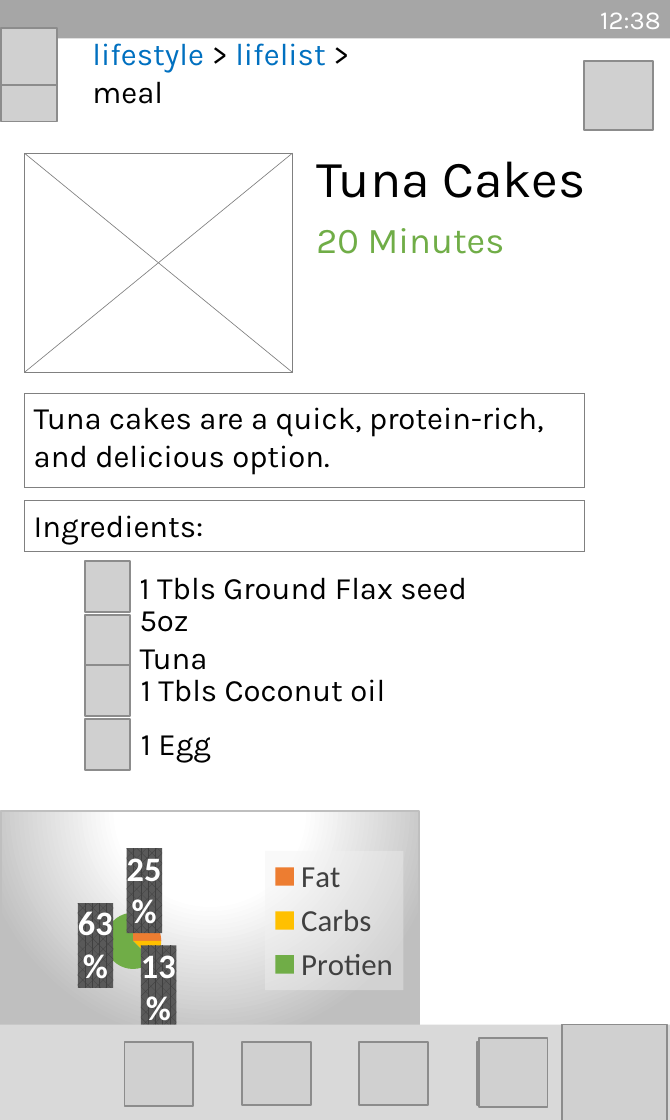
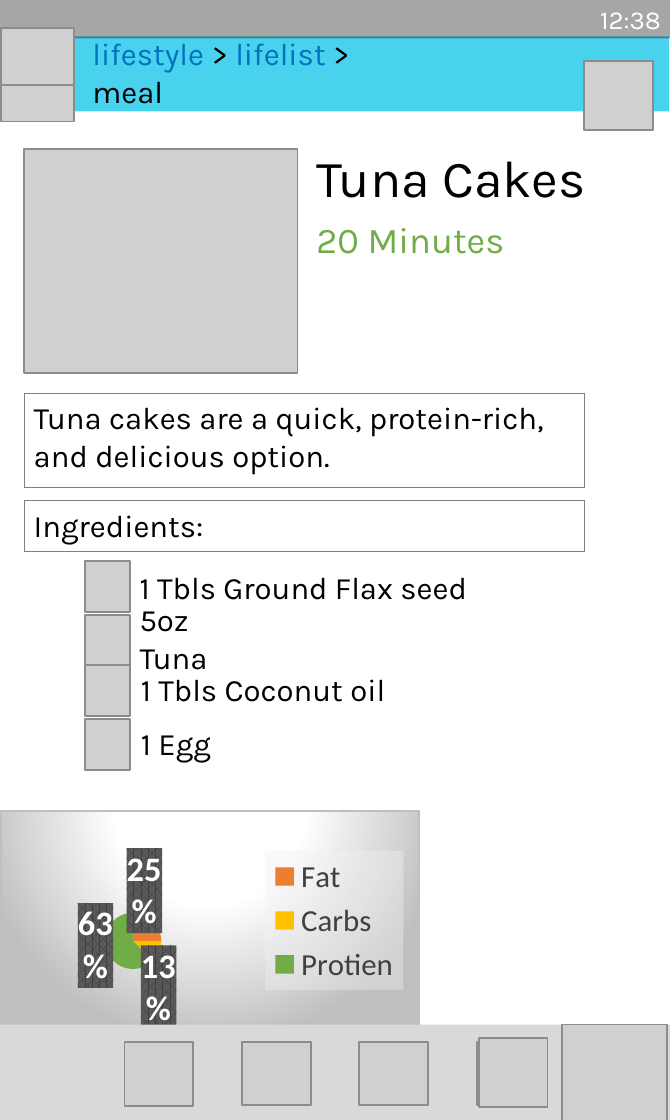
Before and after one commit to jpvarbed/LifeFitHackathon, a slide deck: slide 1 of lifefitppt.pptx. Drawn at 670x1120 pixels with LibreOffice and Linux fonts; fonts in the diff are those of the drawing; grey boxes stand for pictures. Boxes give left, top, right and bottom in pixels: in the first picture for what was removed or moved away, otherwise in the second. Text is boxed around its words. In the diff, an @@ line names an element or a change of style, - is before the commit and + after.

```diff
--- a/lifefitppt.pptx
+++ b/lifefitppt.pptx
@@ picture: place and size @@
-picture at (0, 28, 56, 86)
+picture at (0, 28, 73, 86)
@@ picture: place and size @@
-picture at (0, 47, 56, 105)
+picture at (0, 47, 73, 105)
@@ rectangle added at (0, 37, 670, 112), fill #0DC3E7 at 75% opacity @@
@@ picture: place and size @@
-picture at (0, 65, 56, 123)
+picture at (0, 65, 73, 123)
@@ picture added at (24, 149, 299, 373) @@
```
Also in this commit, not shown: 2 other slides changed.
